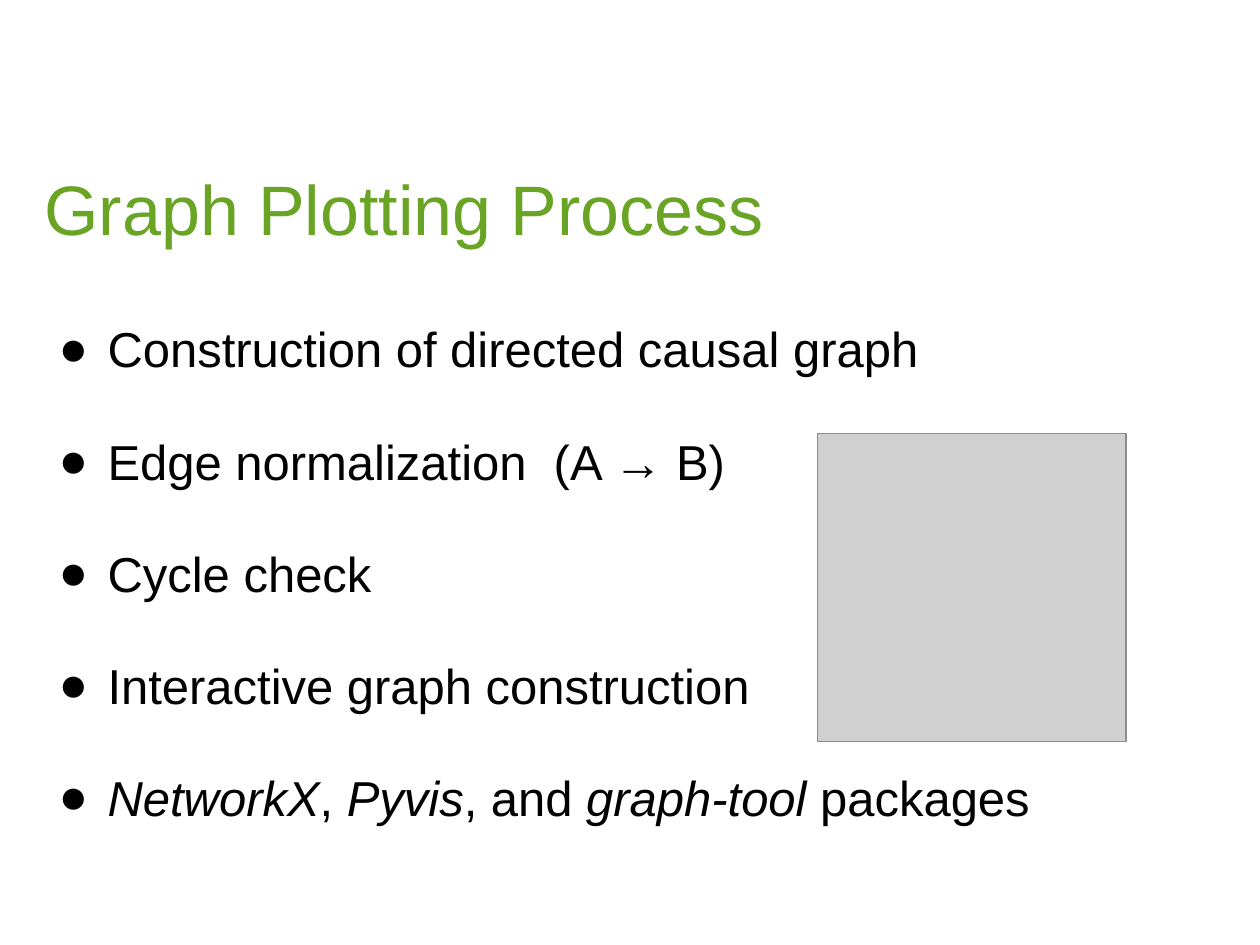
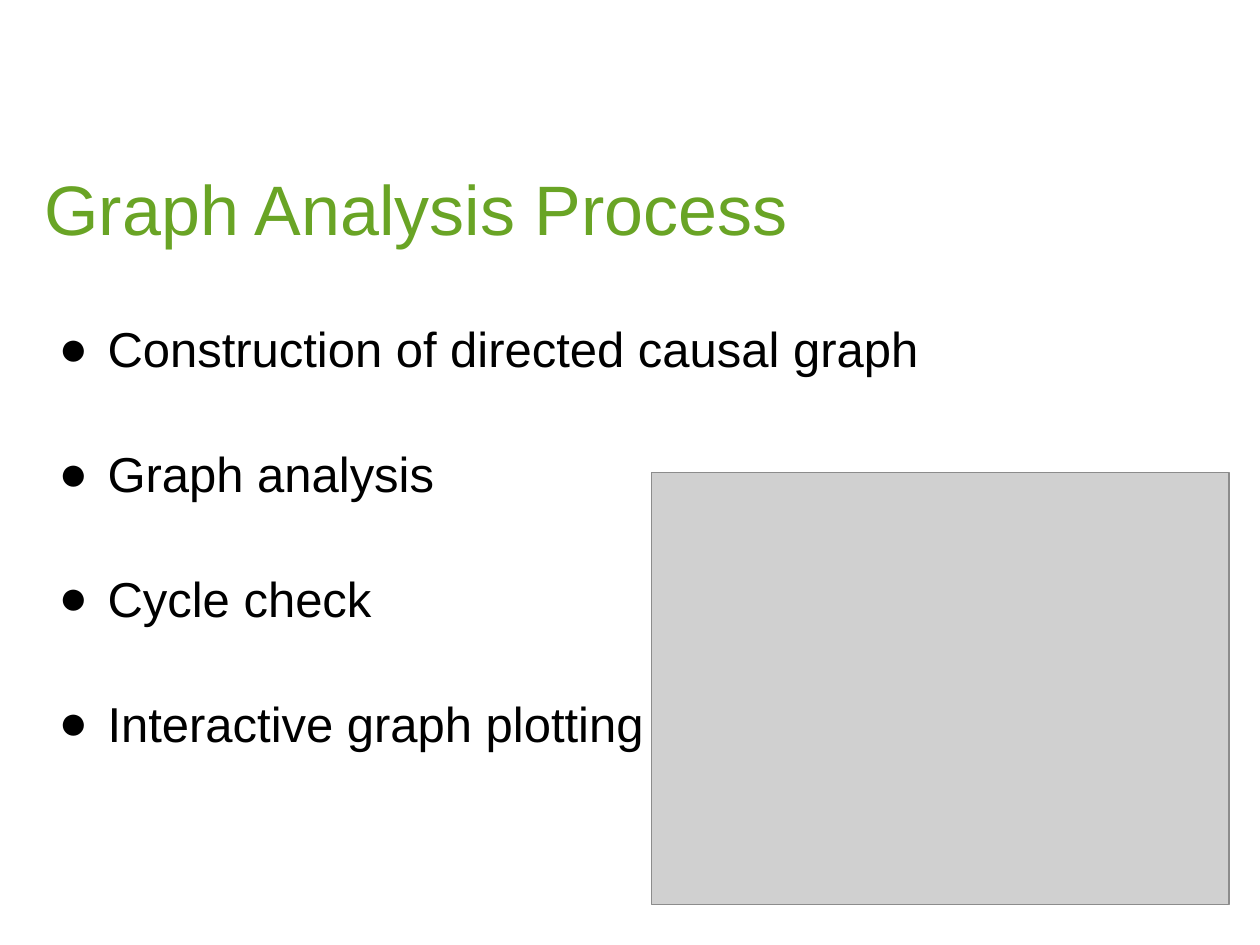
Before and after one commit to Pikerozzo/causal-llms, a slide deck: slide 16 of project report/PRES_PIQUE.pptx. Drawn at 1260x945 pixels with LibreOffice and Linux fonts; fonts in the diff are those of the drawing; grey boxes stand for pictures; background and template pictures are left out. Boxes give left, top, right and bottom in pixels: in the first picture for what was removed or moved away, otherwise in the second. Text is boxed around its words. In the diff, an @@ line names an element or a change of style, - is before the commit and + after.

```diff
--- a/project report/PRES_PIQUE.pptx
+++ b/project report/PRES_PIQUE.pptx
@@ text at (45, 184, 787, 249): text changed @@
-Graph Plotting Process
+Graph Analysis Process
@@ picture removed at (818, 433, 1126, 742) @@
@@ text at (108, 456, 434, 502): text changed @@
-● Edge normalization (A → B)
+● Graph analysis
@@ picture added at (651, 472, 1228, 905) @@
@@ text at (108, 706, 644, 752): text changed @@
-● Interactive graph construction
-● NetworkX, Pyvis, and graph-tool packages
+● Interactive graph plotting
```
Also in this commit, not shown: 10 other slides changed, 10 slides added, 8 slides removed, 2 other files.
